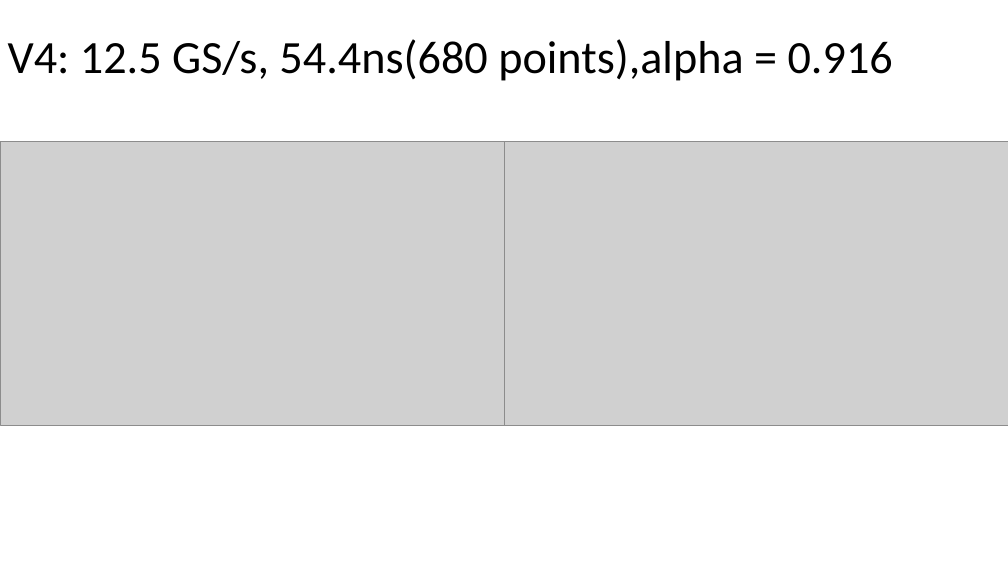
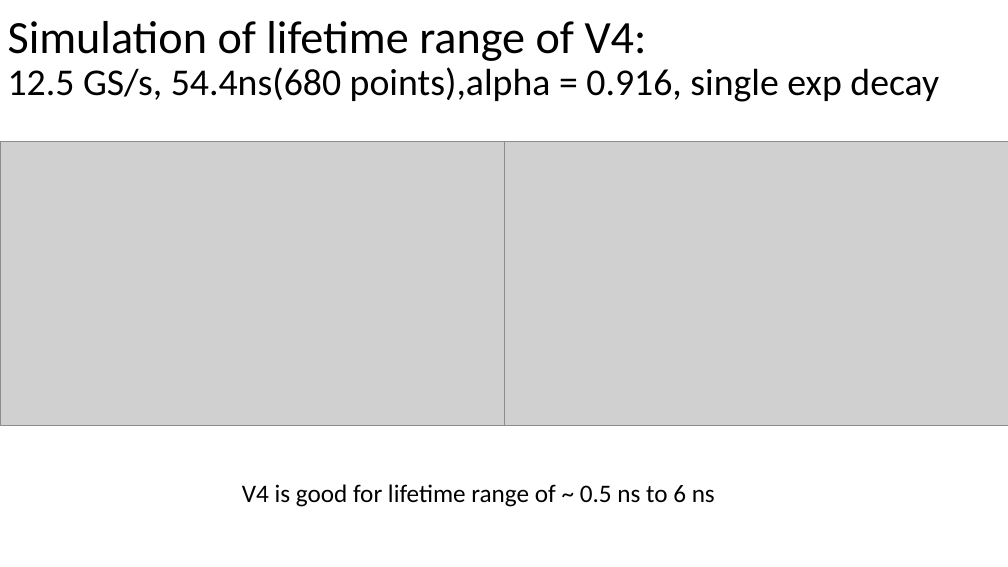
Before and after one commit to marculab/FLImBrushDataProcessingTool, a slide deck: slide 15 of AlphaDeterminatin/FLImBRUSH data processing.pptx (slide 11 before the commit). Drawn at 1008x567 pixels with LibreOffice and Linux fonts; fonts in the diff are those of the drawing; grey boxes stand for pictures. Boxes give left, top, right and bottom in pixels: in the first picture for what was removed or moved away, otherwise in the second. Text is boxed around its words. In the diff, an @@ line names an element or a change of style, - is before the commit and + after.

```diff
--- a/AlphaDeterminatin/FLImBRUSH data processing.pptx
+++ b/AlphaDeterminatin/FLImBRUSH data processing.pptx
@@ title at box(8, 21, 939, 102): text changed; size 44 to 36 pt @@
-V4: 12.5 GS/s, 54.4ns(680 points),alpha = 0.916
+Simulation of lifetime range of V4:
+12.5 GS/s, 54.4ns(680 points),alpha = 0.916, single exp decay
@@ text added at box(242, 484, 715, 507), 24 pt, text #000000 @@
+V4 is good for lifetime range of ~ 0.5 ns to 6 ns
```
Also in this commit, not shown: 8 other slides changed, 36 slides added, 4 slides removed.
